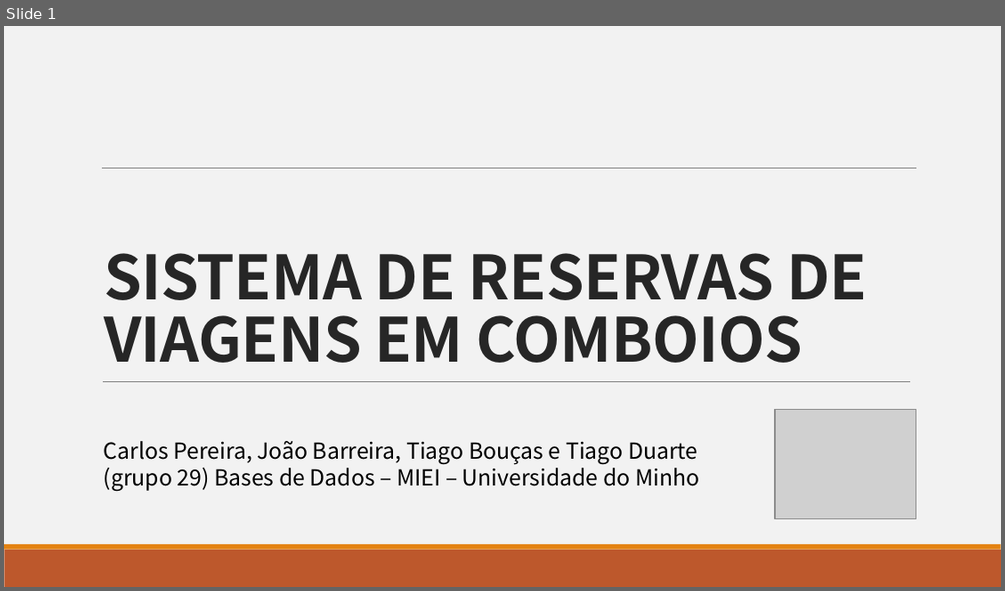
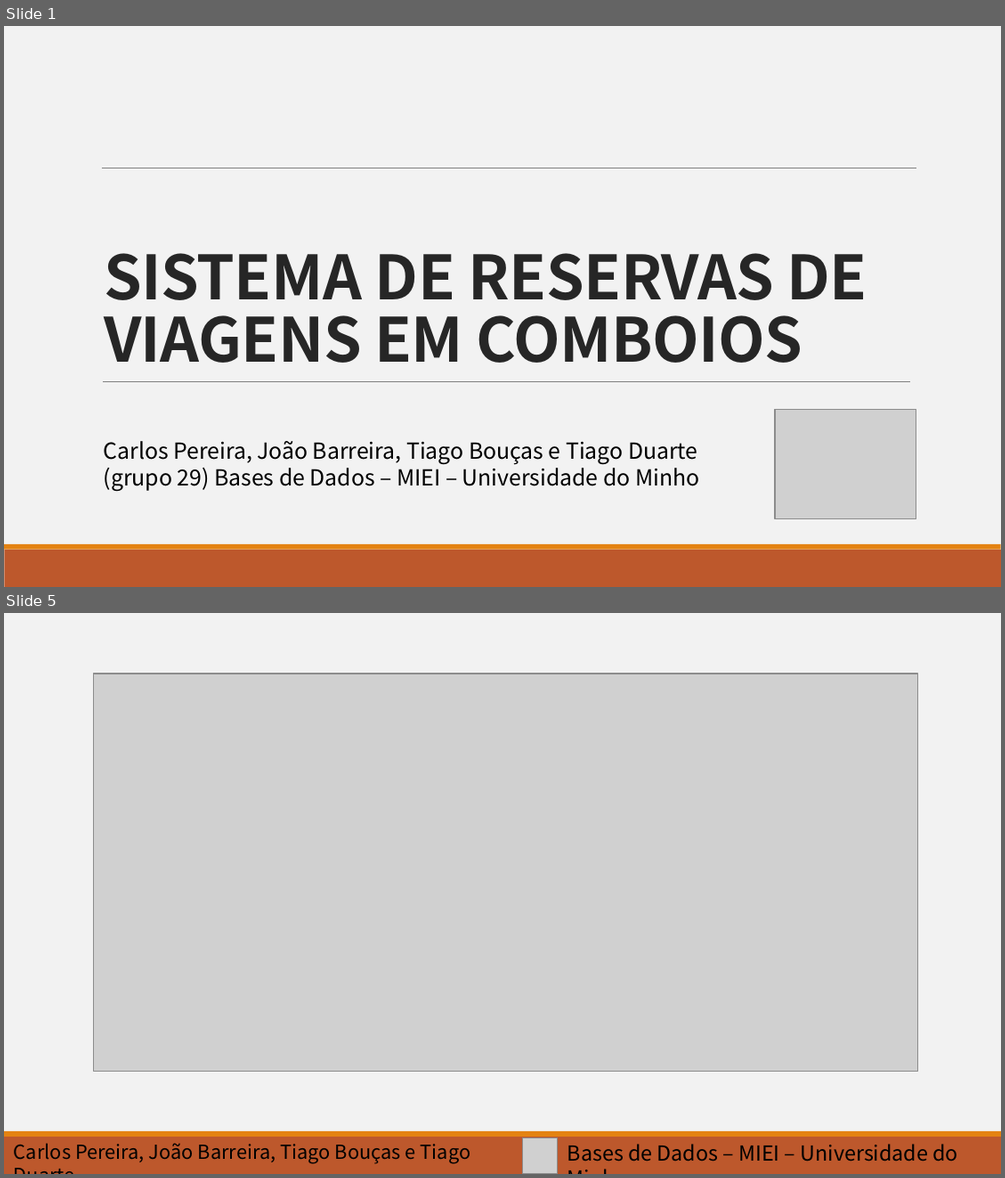
Before and after one commit to barreira/bd-1617, a slide deck: Slides.pptx. Shown one above the other, each under a label of ours: slide 1 before the commit, slides 1 and 5 after it; the slides between them are not shown. The pictures are 1005x591 and 1005x1178 pixels, drawn with LibreOffice and Linux fonts; fonts in the diff are those of the drawing; grey boxes stand for pictures. Boxes give left, top, right and bottom in pixels: in the first picture for what was removed or moved away, otherwise in the second. Text is boxed around its words. In the diff, an @@ line names an element or a change of style, - is before the commit and + after.

```diff
--- a/Slides.pptx
+++ b/Slides.pptx
@@ slide 5 added at [4, 613, 1001, 1174], background #F2F2F2; not listed: 2 template elements that a slide beside it also shows @@
@@ picture added at [94, 674, 918, 1071] @@
@@ text added at [14, 1143, 471, 1164], 14 pt, text #000000 @@
+Carlos Pereira, João Barreira, Tiago Bouças e Tiago Duarte
@@ picture added at [522, 1137, 558, 1173] @@
@@ text added at [567, 1143, 959, 1161], 15 pt, text #000000 @@
+Bases de Dados – MIEI – Universidade do Minho
```
Also in this commit, not shown: 7 other slides added, 1 slide removed.
